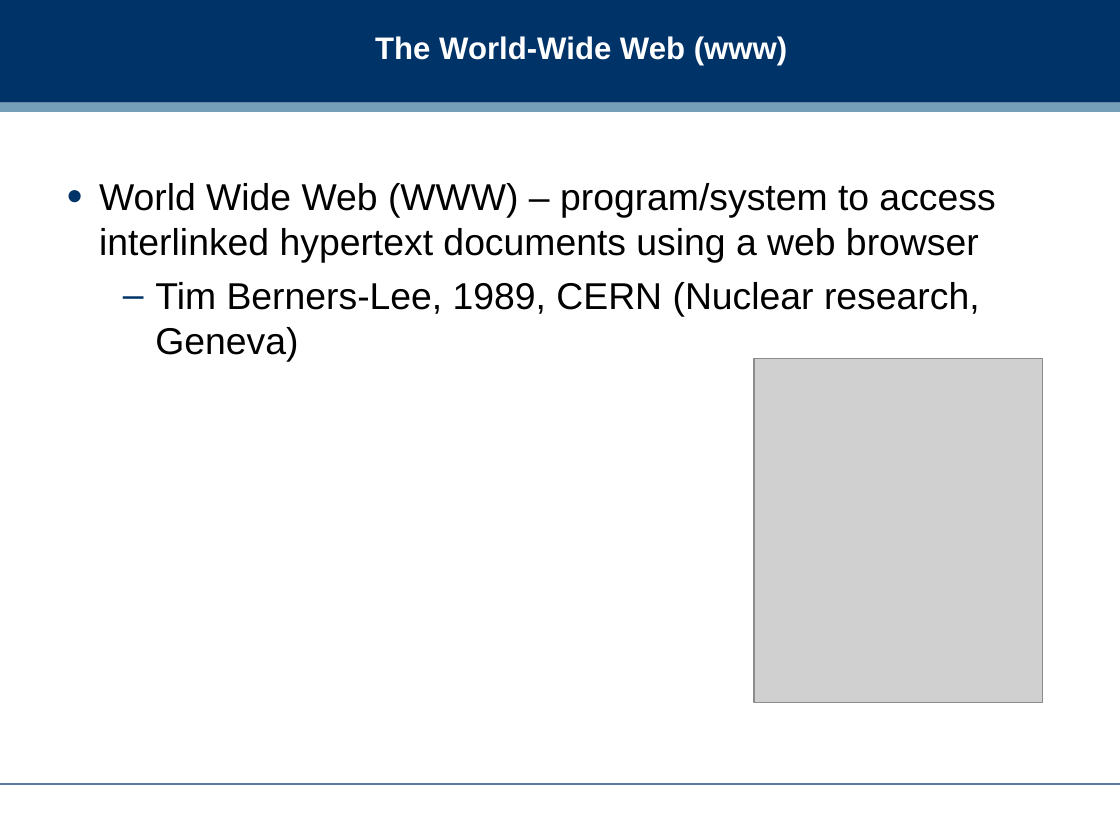
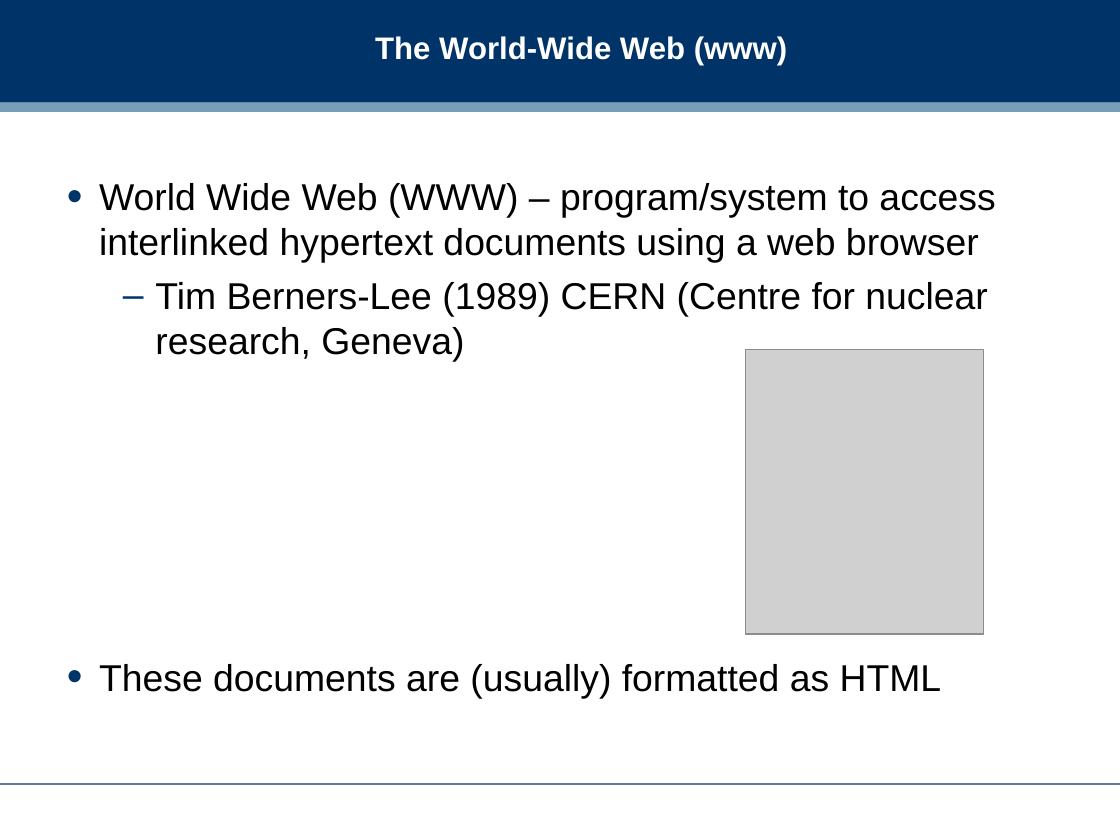
Before and after one commit to dreamind/ix, a slide deck: slide 8 of lectures/presenting-data/html.ppt (slide 7 before the commit). Drawn at 1120x840 pixels with LibreOffice and Linux fonts; fonts in the diff are those of the drawing; grey boxes stand for pictures; background and template pictures are left out. Boxes give left, top, right and bottom in pixels: in the first picture for what was removed or moved away, otherwise in the second. Text is boxed around its words. In the diff, an @@ line names an element or a change of style, - is before the commit and + after.

Commit message:
Updating HTML slides and landing page

```diff
--- a/lectures/presenting-data/html.ppt
+++ b/lectures/presenting-data/html.ppt
@@ text at (99,282,987,698): text changed @@
-  – Tim Berners-Lee, 1989, CERN (Nuclear research, Geneva)
+  – Tim Berners-Lee (1989) CERN (Centre for nuclear research, Geneva)
+• These documents are (usually) formatted as HTML
@@ picture: place and size @@
-picture at (754,358,1042,703)
+picture at (745,349,983,634)
```
Also in this commit, not shown: 9 other slides changed, 6 slides added, 3 slides removed, 1 other file.
